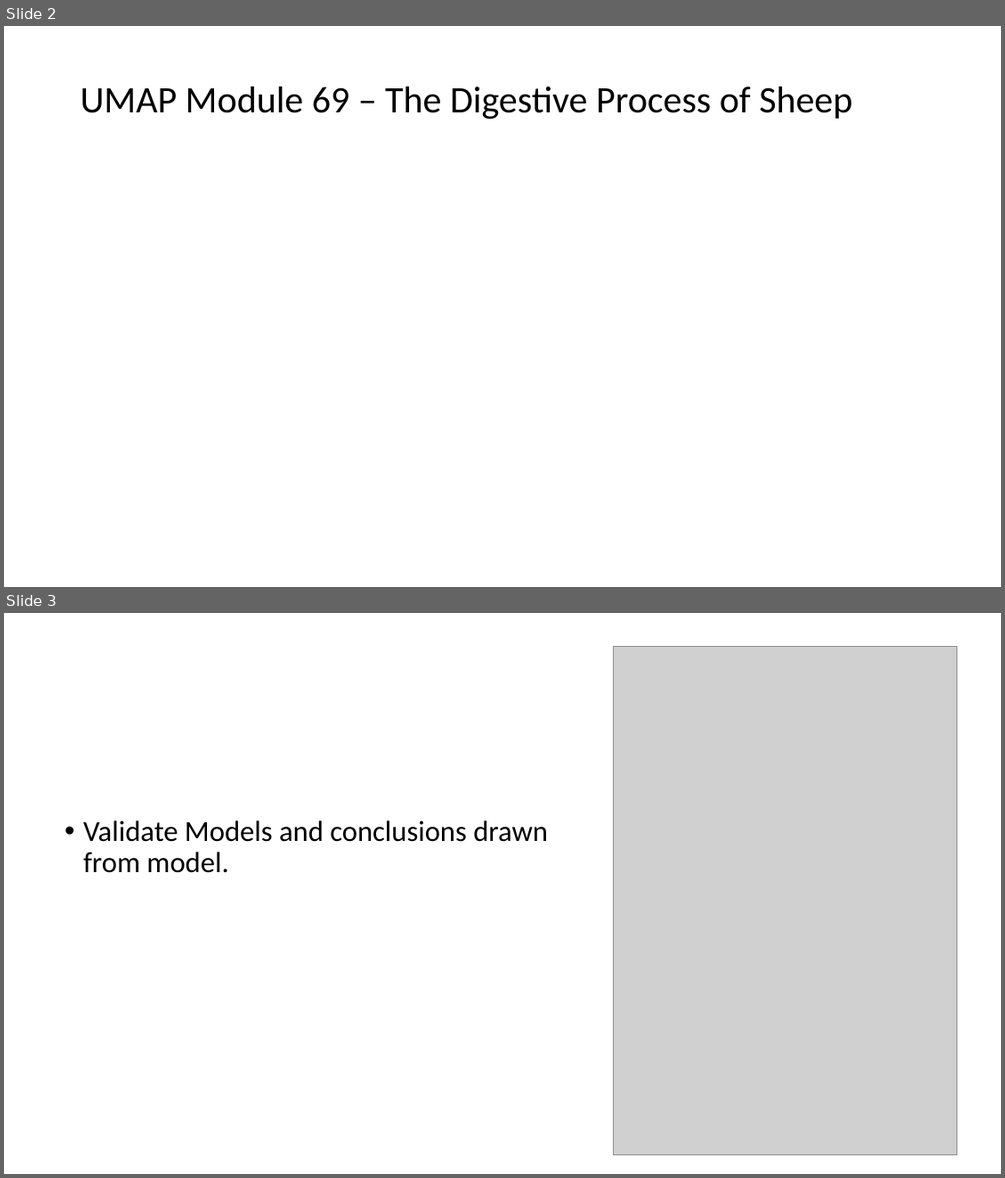
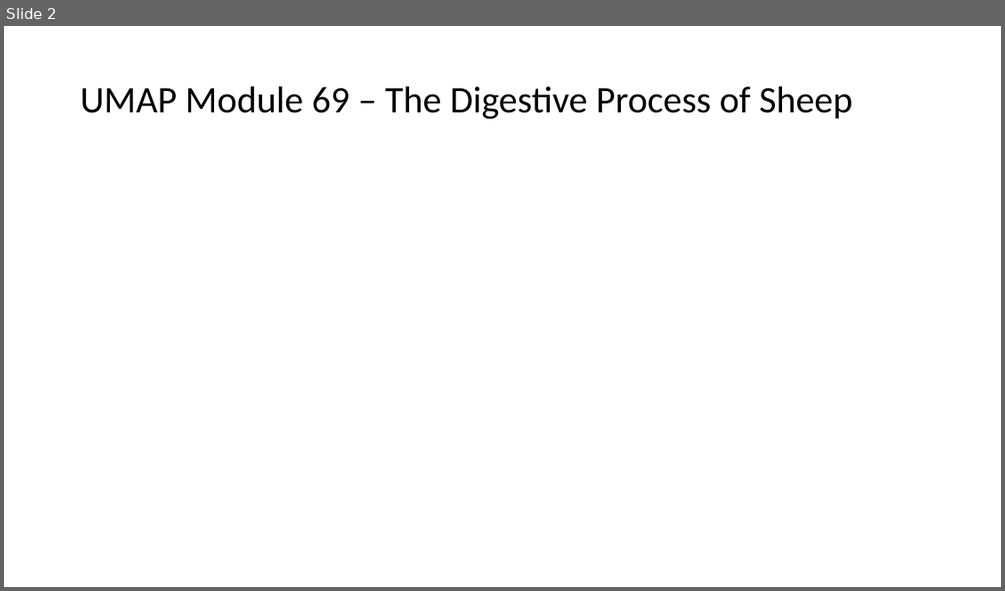
Before and after one commit to dbouquin/DATA_609_final, a slide deck: slides_ch.pptx. Shown one above the other, each under a label of ours: slides 2 and 3 before the commit, slide 2 after it. The pictures are 1005x1178 and 1005x591 pixels, drawn with LibreOffice and Linux fonts; fonts in the diff are those of the drawing; grey boxes stand for pictures. Boxes give left, top, right and bottom in pixels: in the first picture for what was removed or moved away, otherwise in the second. Text is boxed around its words. In the diff, an @@ line names an element or a change of style, - is before the commit and + after.

```diff
--- a/slides_ch.pptx
+++ b/slides_ch.pptx
@@ slide 3 removed at box(4, 613, 1001, 1174), background #FFFFFF @@
@@ picture removed at box(614, 646, 957, 1155) @@
@@ text removed at box(83, 820, 548, 873) @@
-• Validate Models and conclusions drawn from model.
```
Also in this commit, not shown: 1 slide added.
